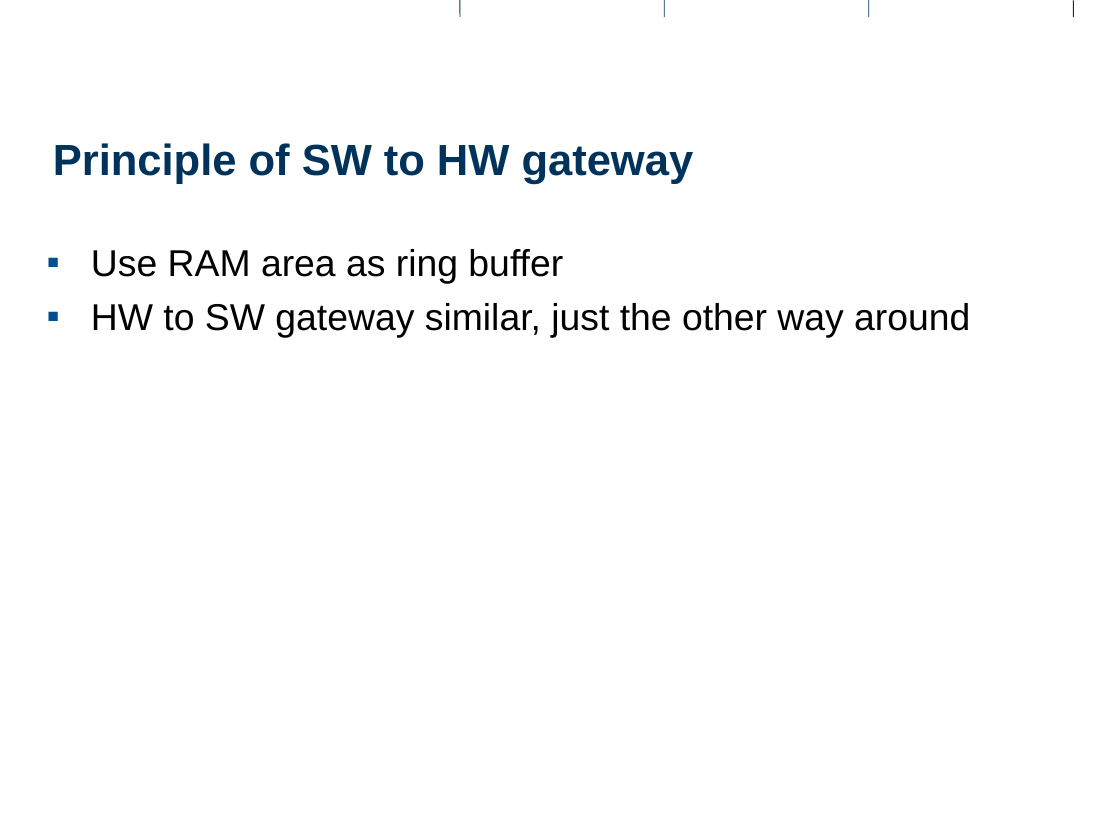
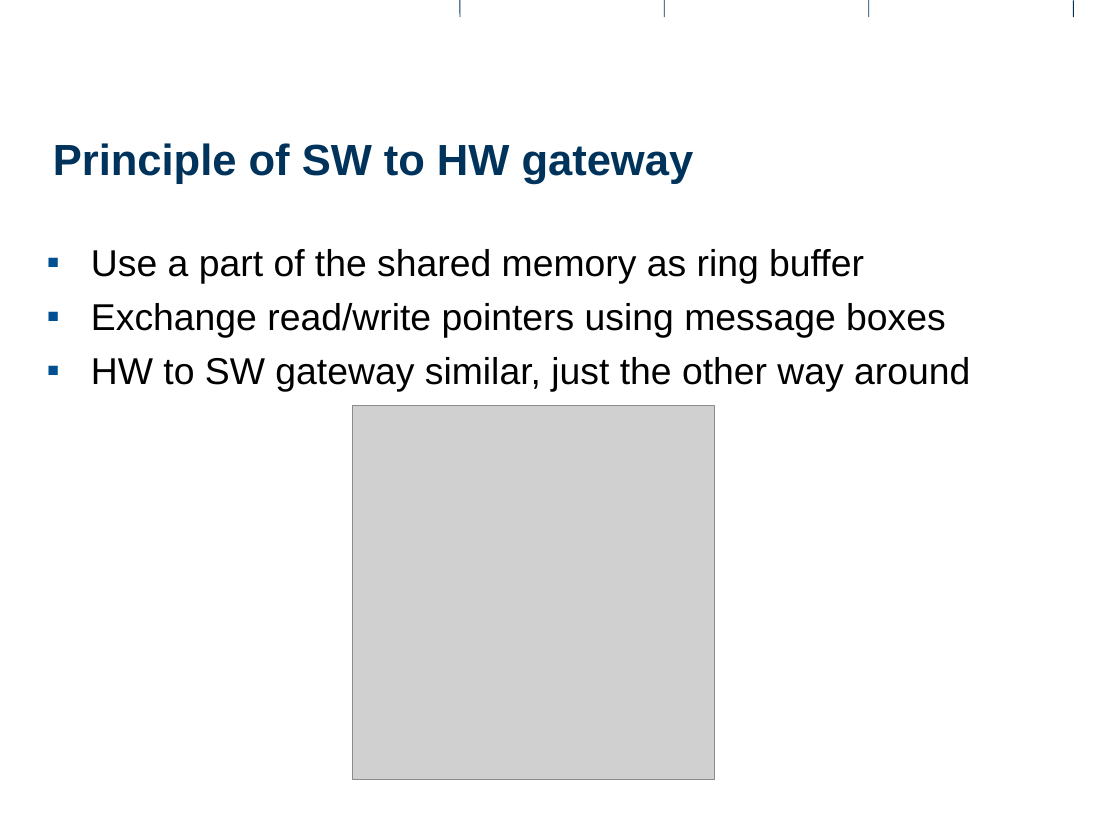
Before and after one commit to rihuber/ma, a slide deck: slide 9 of documents/presentations/intermediate2/intermediate2.odp (slide 7 before the commit). Drawn at 1120x840 pixels with LibreOffice and Linux fonts; fonts in the diff are those of the drawing; grey boxes stand for pictures; background and template pictures are left out. Boxes give left, top, right and bottom in pixels: in the first picture for what was removed or moved away, otherwise in the second. Text is boxed around its words. In the diff, an @@ line names an element or a change of style, - is before the commit and + after.

```diff
--- a/documents/presentations/intermediate2/intermediate2.odp
+++ b/documents/presentations/intermediate2/intermediate2.odp
@@ text at (91, 249, 946, 338): text changed @@
-▪ Use RAM area as ring buffer
+▪ Use a part of the shared memory as ring buffer
+▪ Exchange read/write pointers using message boxes
@@ picture added at (353, 405, 715, 780) @@
```
Also in this commit, not shown: 6 other slides changed, 3 slides added, 1 slide removed, 37 other files.
